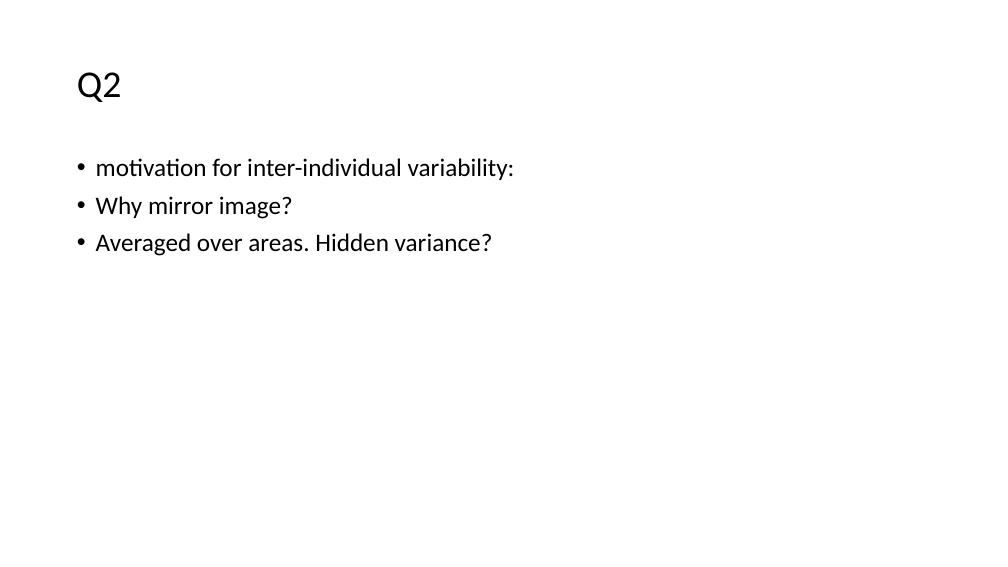
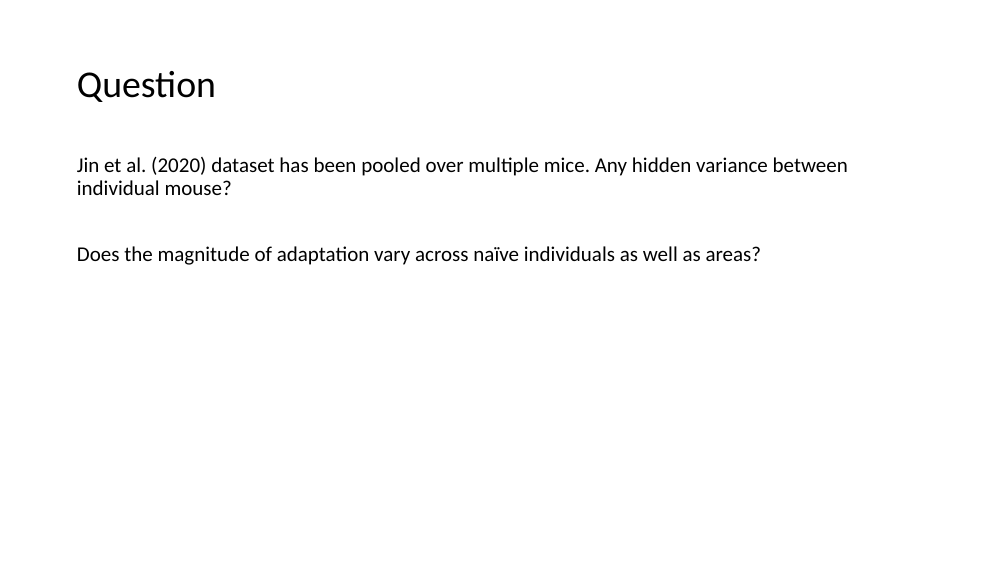
Before and after one commit to lanluo9/inter, a slide deck: slide 10 of code/Jin2020/200903_LL.pptx (slide 9 before the commit). Drawn at 1008x567 pixels with LibreOffice and Linux fonts; fonts in the diff are those of the drawing. Boxes give left, top, right and bottom in pixels: in the first picture for what was removed or moved away, otherwise in the second. Text is boxed around its words. In the diff, an @@ line names an element or a change of style, - is before the commit and + after.

```diff
--- a/code/Jin2020/200903_LL.pptx
+++ b/code/Jin2020/200903_LL.pptx
@@ title at [77, 71, 216, 102]: text changed @@
-Q2
+Question
@@ text at [77, 157, 848, 265]: text changed; size 24 to 20 pt @@
-• motivation for inter-individual variability:
-• Why mirror image?
-• Averaged over areas. Hidden variance?
+Jin et al. (2020) dataset has been pooled over multiple mice. Any hidden variance between individual mouse?
+Does the magnitude of adaptation vary across naïve individuals as well as areas?
```
Also in this commit, not shown: 10 other slides changed, 3 slides added, 2 slides removed.
